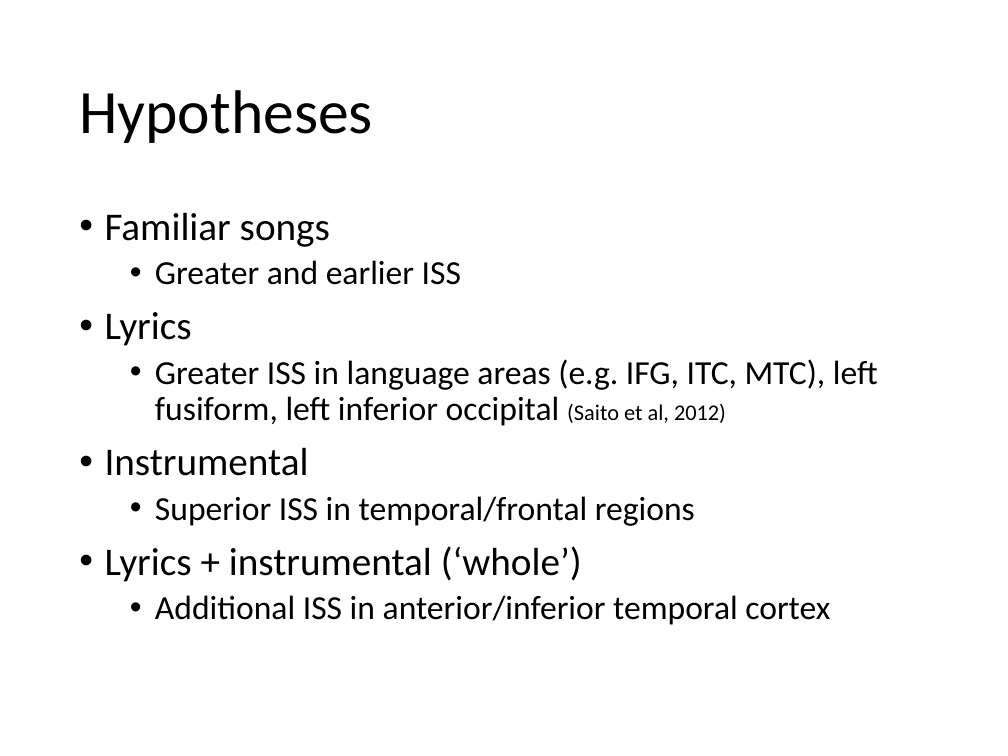
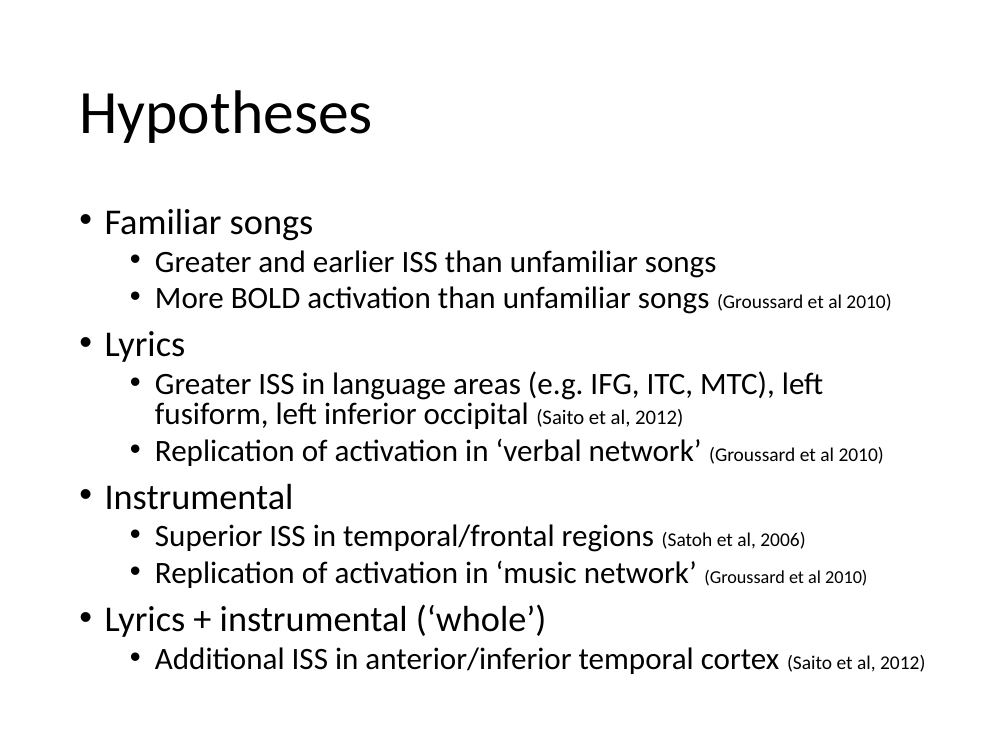
Before and after one commit to asternin/PhDProject, a slide deck: slide 18 of Meetings/2017.05.10-Grahn+KohlerPresentation.pptx. Drawn at 1008x756 pixels with LibreOffice and Linux fonts; fonts in the diff are those of the drawing. Boxes give left, top, right and bottom in pixels: in the first picture for what was removed or moved away, otherwise in the second. Text is boxed around its words. In the diff, an @@ line names an element or a change of style, - is before the commit and + after.

```diff
--- a/Meetings/2017.05.10-Grahn+KohlerPresentation.pptx
+++ b/Meetings/2017.05.10-Grahn+KohlerPresentation.pptx
@@ text at [105,208,823,637]: size 28 to 25.9 pt in "Familiar songs", "Lyrics", "Instrumental", "Lyrics + instrumental (‘whole’)"; size 24 to 22.2 pt in "Greater ISS in language areas (e.g. IFG, ..."; size 16 to 14.8 pt in "(Saito et al, 2012)"; line spacing 0.9 to 0.8 @@
@@ text at [155,250,891,314]: text changed; size 24 to 22.2 pt @@
-  • Greater and earlier ISS
+  • Greater and earlier ISS than unfamiliar songs
+  • More BOLD activation than unfamiliar songs (Groussard et al 2010)
@@ text at [155,438,884,466]: paragraph added @@
+  • Replication of activation in ‘verbal network’ (Groussard et al 2010)
@@ text at [155,524,867,588]: text changed; size 24 to 22.2 pt @@
-  • Superior ISS in temporal/frontal regions
+  • Superior ISS in temporal/frontal regions (Satoh et al, 2006)
+  • Replication of activation in ‘music network’ (Groussard et al 2010)
@@ text at [155,647,925,674]: text changed; size 24 to 22.2 pt @@
-  • Additional ISS in anterior/inferior temporal cortex
+  • Additional ISS in anterior/inferior temporal cortex (Saito et al, 2012)
```
Also in this commit, not shown: 7 other slides changed, 1 slide added.
